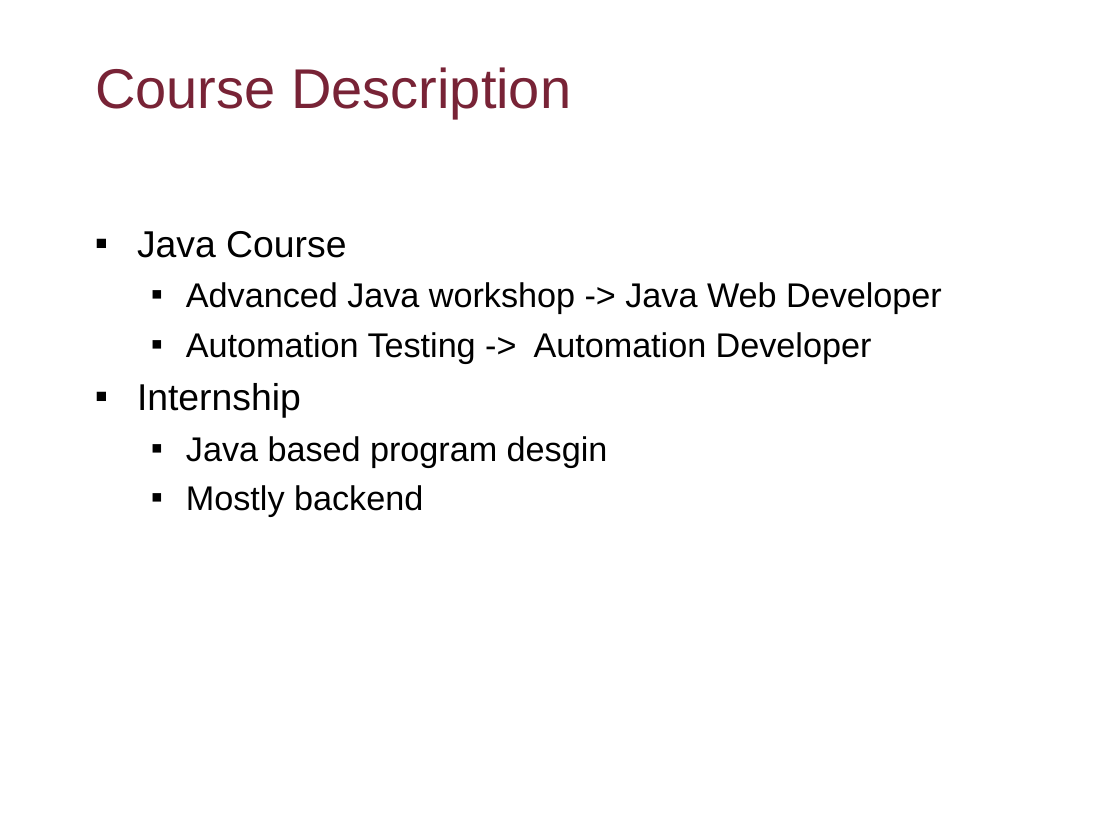
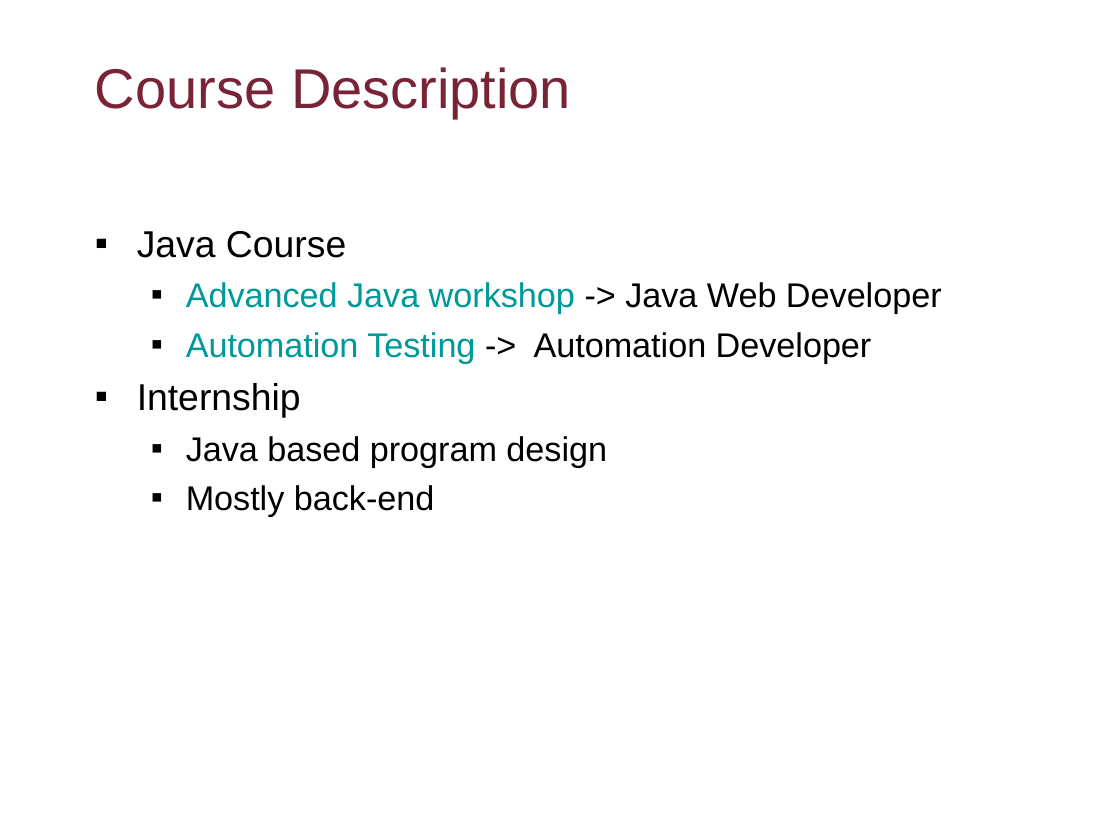
Before and after one commit to flyworker/java-workshop, a slide deck: slide 2 of Java Workshop-Concordia.ppt. Drawn at 1120x840 pixels with LibreOffice and Linux fonts; fonts in the diff are those of the drawing; background and template pictures are left out. Boxes give left, top, right and bottom in pixels: in the first picture for what was removed or moved away, otherwise in the second. Text is boxed around its words. In the diff, an @@ line names an element or a change of style, - is before the commit and + after.

```diff
--- a/Java Workshop-Concordia.ppt
+++ b/Java Workshop-Concordia.ppt
@@ text at [137,231,942,418]: text colour #000000 to #009999 in "Advanced Java workshop", "Automation Testing"; indent changed @@
@@ text at [186,436,607,517]: text changed @@
-  ▪ Java based program desgin
-  ▪ Mostly backend
+  ▪ Java based program design
+  ▪ Mostly back-end
```
Also in this commit, not shown: 62 other slides changed.
